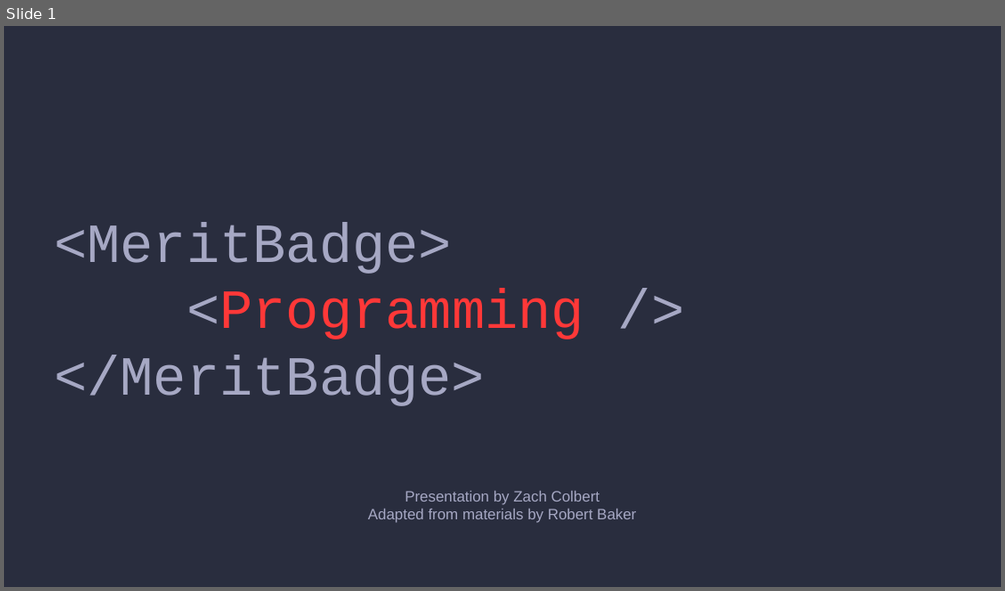
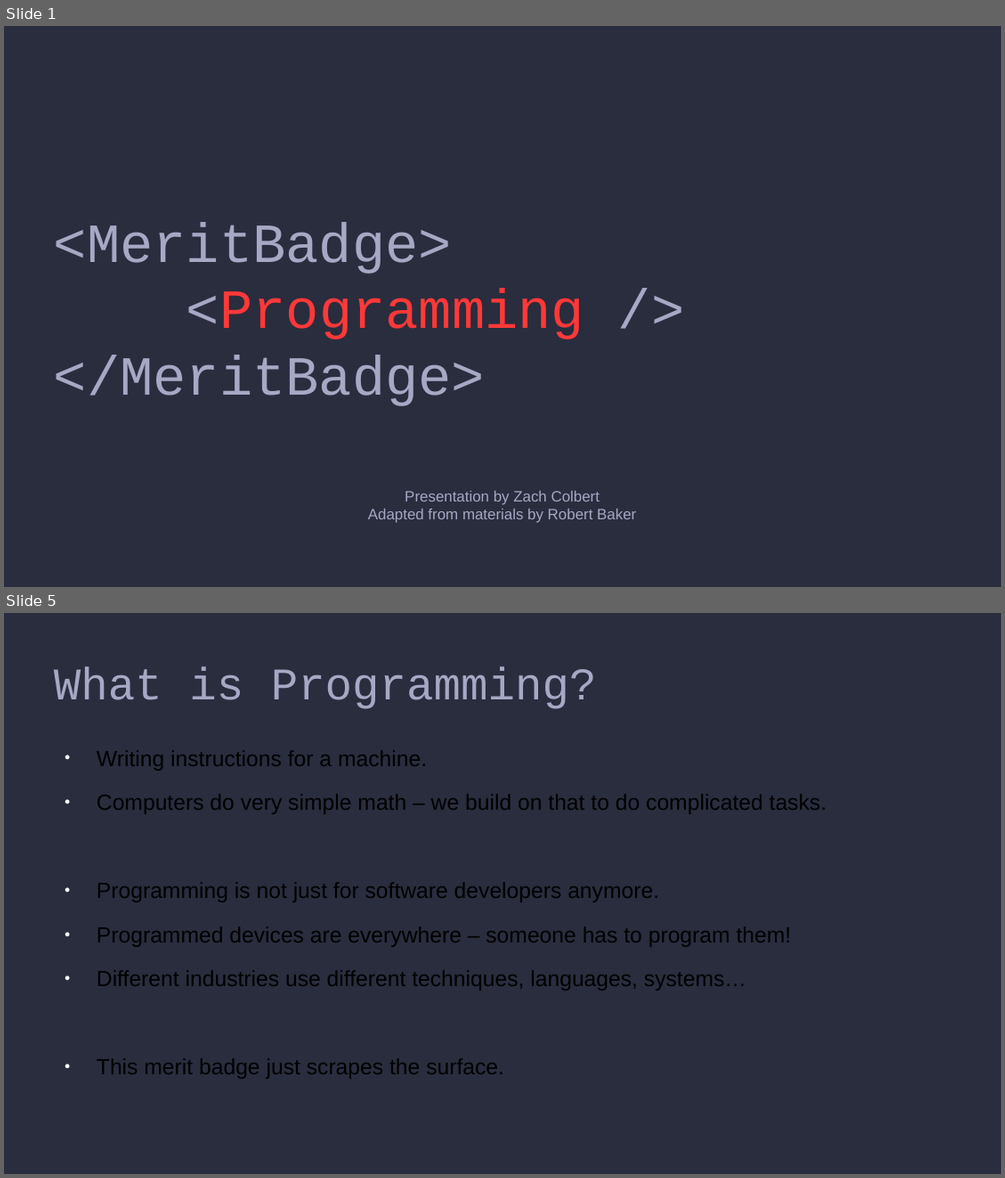
Before and after one commit to colbertz2/Programming-Merit-Badge, a slide deck: presentation.pptx. Shown one above the other, each under a label of ours: slide 1 before the commit, slides 1 and 5 after it; the slides between them are not shown. The pictures are 1005x591 and 1005x1178 pixels, drawn with LibreOffice and Linux fonts; fonts in the diff are those of the drawing. Boxes give left, top, right and bottom in pixels: in the first picture for what was removed or moved away, otherwise in the second. Text is boxed around its words. In the diff, an @@ line names an element or a change of style, - is before the commit and + after.

```diff
--- a/presentation.pptx
+++ b/presentation.pptx
@@ slide 5 added at <box>4,613,1001,1174</box>, background #292D3E @@
@@ text added at <box>54,667,597,709</box>, 36 pt, text #A6A8C4 @@
+What is Programming?
@@ text added at <box>97,750,826,1078</box>, 17.5 pt, text #000000 @@
+● Writing instructions for a machine.
+● Computers do very simple math – we build on that to do complicated tasks.
+● Programming is not just for software developers anymore.
+● Programmed devices are everywhere – someone has to program them!
+● Different industries use different techniques, languages, systems…
+● This merit badge just scrapes the surface.
```
Also in this commit, not shown: 6 other slides added, 4 slides removed, 8 other files.
